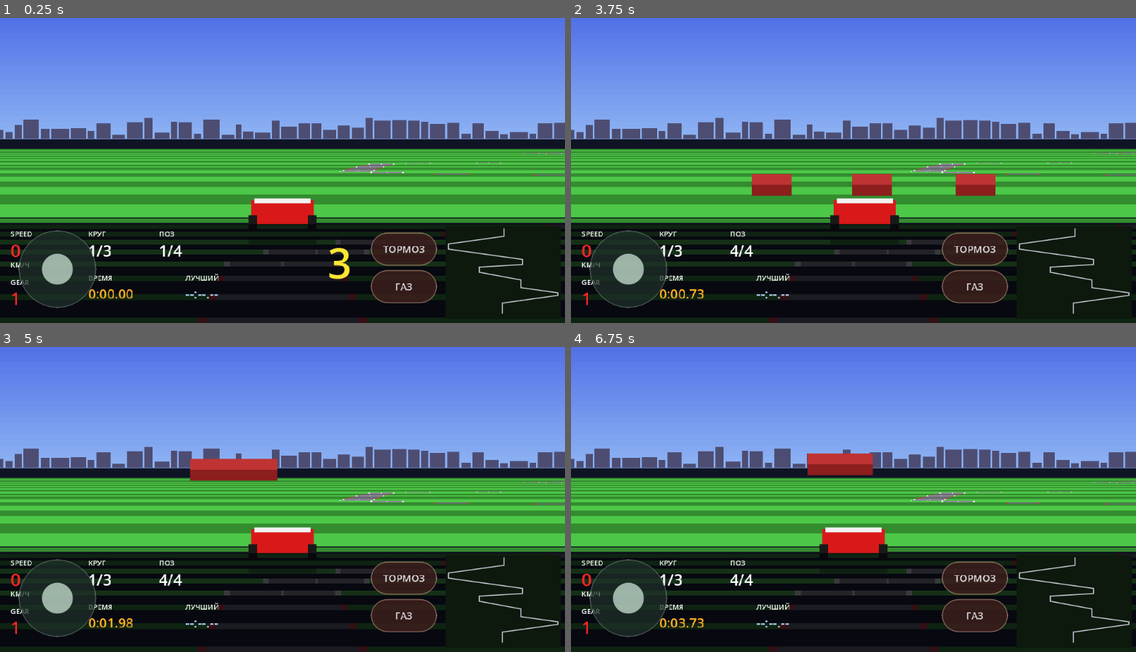
Above: before the commit, frames 1-4 (two rows, left to right).
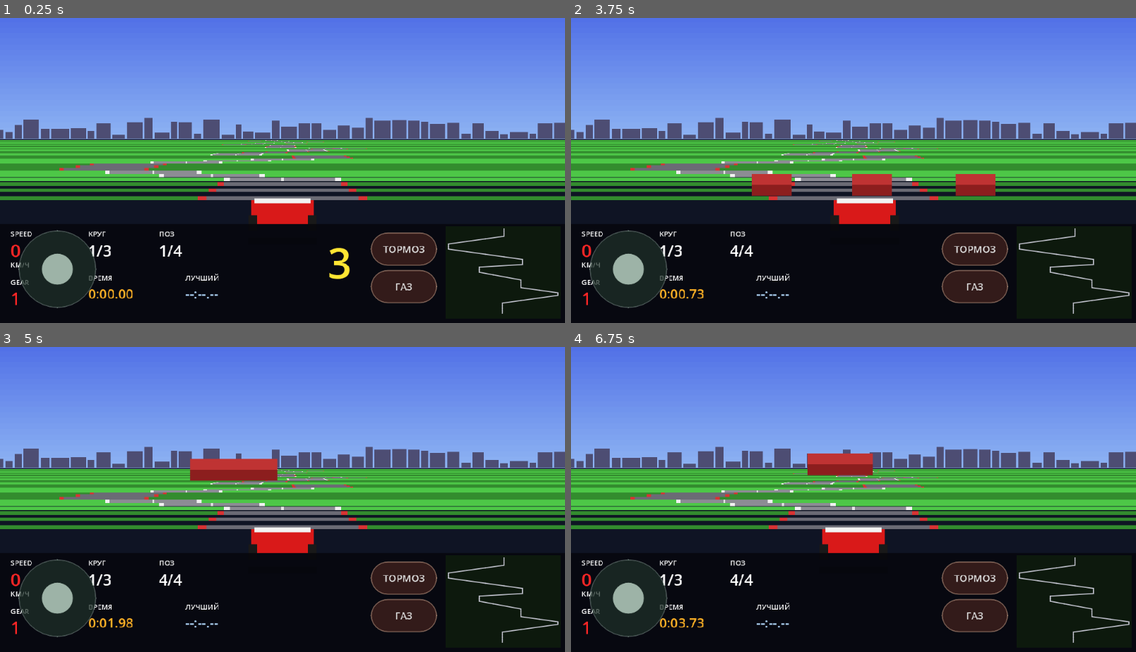
Above: after the commit, the same moments.

Repository: masterofmagic234/Arkon
Game: Godot game, scene res://scenes/level2_pseudo3d.tscn
The game is run twice, just before and just after one commit, with the same random seed, the same clock (stepped at 60 frames per second) and the same inputs. This scene is started directly instead of the project's main scene.
Inputs (mouse positions are in pixels of both pictures, inside the frame that each line leads up to):
- Up to frame 1 (0.25 s): no input
- Up to frame 2 (3.75 s): click "ТОРМОЗ" at 0.5 s; click "ГАЗ" at 1.25 s; tap Enter at 2 s; move the mouse to (977, 149) at 2.02 s; hold D (race_right) 2.03-2.75 s; click (977, 149) at 2.17 s; tap Space at 2.75 s; drag from (740, 179) to (825, 228) at 2.77 s; move the mouse to (910, 94) at 3.52 s; hold D (race_right) from 3.53 s (still down)
- Up to frame 3 (5 s): release D (race_right) at 4.25 s; drag from (254, 557) to (113, 444) at 4.27 s
- Up to frame 4 (6.75 s): move the mouse to (1023, 542) at 5.02 s; hold A (race_left) 5.03-5.75 s; drag from (684, 444) to (768, 414) at 5.77 s; move the mouse to (881, 493) at 6.52 s; hold S (race_brake) from 6.53 s (still down); click (881, 493) at 6.67 s

The runs differ from the first frame. In frame 1, 26% of the frame differs, in the area x 0-100%, y 40-100%; in frame 2, 25%; in frame 3, 26%; in frame 4, 26%.
Error in both runs: Invalid access to property or key 'world_x' on a base object of type 'RefCounted (race_ai_controller.gd)'. (res://scripts/race_minimap_nes.gd:43)

Commit message:
Use accumulated track offsets for Level 2 bends

Diff:
--- a/scripts/race_renderer_pseudo3d.gd
+++ b/scripts/race_renderer_pseudo3d.gd
@@ -88,24 +88,32 @@
 func _draw_road(w: float, h: float, horizon_y: float) -> void:
     var cam_seg: int = player_car.segment_index
     var cam_prog: float = player_car.segment_progress
-    var base_z := float(cam_seg) * SEGMENT_WORLD_LEN + cam_prog * SEGMENT_WORLD_LEN
+    var base_z: float = float(cam_seg) * SEGMENT_WORLD_LEN + cam_prog * SEGMENT_WORLD_LEN
+
+    # Use the accumulated world-space track offset so every bend moves the
+    # projected road center instead of merely nudging a local curve value.
+    var cam_world_x: float = track_x[cam_seg] if cam_seg < track_x.size() else 0.0
+
     var segs: Array = []
-    var cum_x := 0.0
-    var cum_dx := 0.0
+    for i in range(FAR_SEGMENTS):
+        var idx: int = (cam_seg + i) % track_size
+        var z: float = base_z + float(i) * SEGMENT_WORLD_LEN
+        var dz: float = z - (base_z - CAMERA_BEHIND)
+        dz = maxf(dz, 0.5)
+        var scale: float = CAMERA_DEPTH / dz
 
-    for i in range(FAR_SEGMENTS):
-        var idx := (cam_seg + i) % track_size
-        var seg_curve := RaceMath.curve_of(track_pattern[idx]) * 0.02
-        cum_dx += seg_curve
-        cum_x += cum_dx
-        var z := base_z + float(i) * SEGMENT_WORLD_LEN
-        var dz := z - (base_z - CAMERA_BEHIND)
-        dz = maxf(dz, 0.5)
-        var scale := CAMERA_DEPTH / dz
-        var sx := w * 0.5 - cum_x * w * 0.5
-        var sy := horizon_y + (CAMERA_HEIGHT * h * 0.70) / dz
-        var half_px := scale * (ROAD_WORLD_WIDTH * 0.5) * w * 0.5
-        segs.append({"idx": idx, "sx": sx, "sy": sy, "half": half_px})
+        var seg_world_x: float = track_x[idx] if idx < track_x.size() else 0.0
+        var rel_x: float = seg_world_x - cam_world_x
+        var sx: float = w * 0.5 + rel_x * scale * w * 0.5
+        var sy: float = horizon_y + scale * CAMERA_HEIGHT * (h - horizon_y) * 0.5
+        var half_px: float = scale * (ROAD_WORLD_WIDTH * 0.5) * w * 0.5
+
+        segs.append({
+            "idx": idx,
+            "sx": sx,
+            "sy": sy,
+            "half": half_px,
+        })
 
     segs.reverse()
     for s in segs:
@@ -115,15 +123,17 @@
         var sx: float = s["sx"]
         var half: float = s["half"]
         var idx: int = s["idx"]
-        var band_h := maxf(4.0, sy * 0.02)
-        var dark := (idx / 3) % 2 == 0
+        var band_h: float = maxf(4.0, sy * 0.02)
+        var dark: bool = (idx / 3) % 2 == 0
         draw_rect(Rect2(0, sy - band_h, w, band_h), COL_GRASS_DARK if dark else COL_GRASS_LIGHT, true)
         draw_rect(Rect2(sx - half, sy - band_h, half * 2.0, band_h), COL_ROAD_DARK if dark else COL_ROAD_LIGHT, true)
-        var rumble_w := maxf(2.0, half * 0.10)
+
+        var rumble_w: float = maxf(2.0, half * 0.10)
         draw_rect(Rect2(sx - half, sy - band_h, rumble_w, band_h), COL_RUMBLE_DARK if dark else COL_RUMBLE_LIGHT, true)
         draw_rect(Rect2(sx + half - rumble_w, sy - band_h, rumble_w, band_h), COL_RUMBLE_DARK if dark else COL_RUMBLE_LIGHT, true)
+
         if not dark:
-            var lane_w := maxf(1.5, half * 0.04)
+            var lane_w: float = maxf(1.5, half * 0.04)
             draw_rect(Rect2(sx - lane_w * 0.5, sy - band_h, lane_w, band_h), COL_LANE, true)
 
 func _draw_ai_cars(w: float, h: float, horizon_y: float) -> void:
